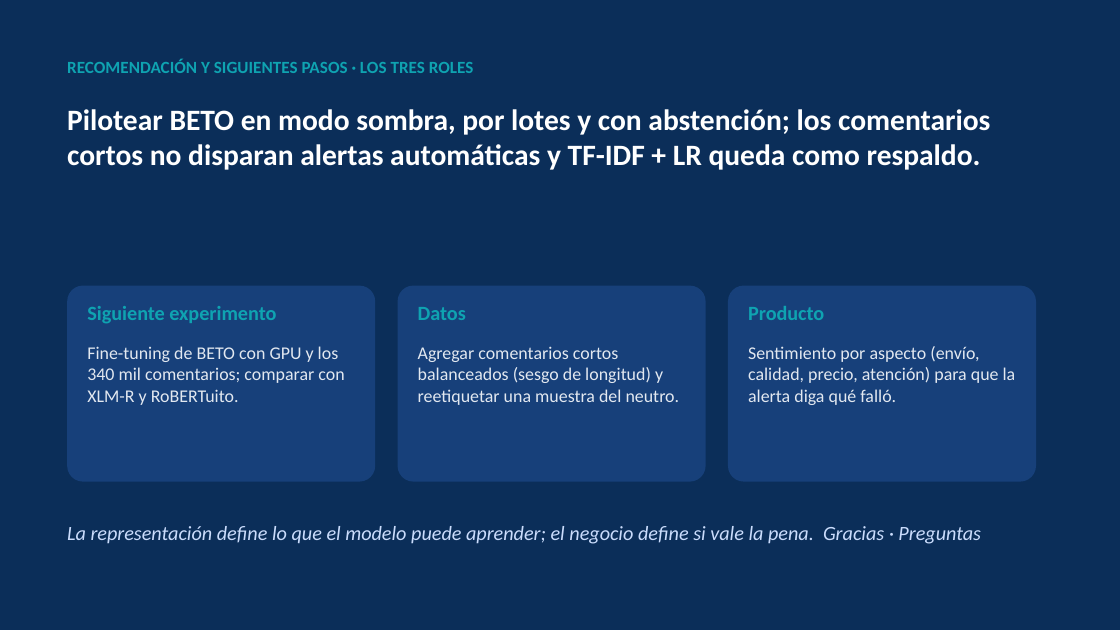
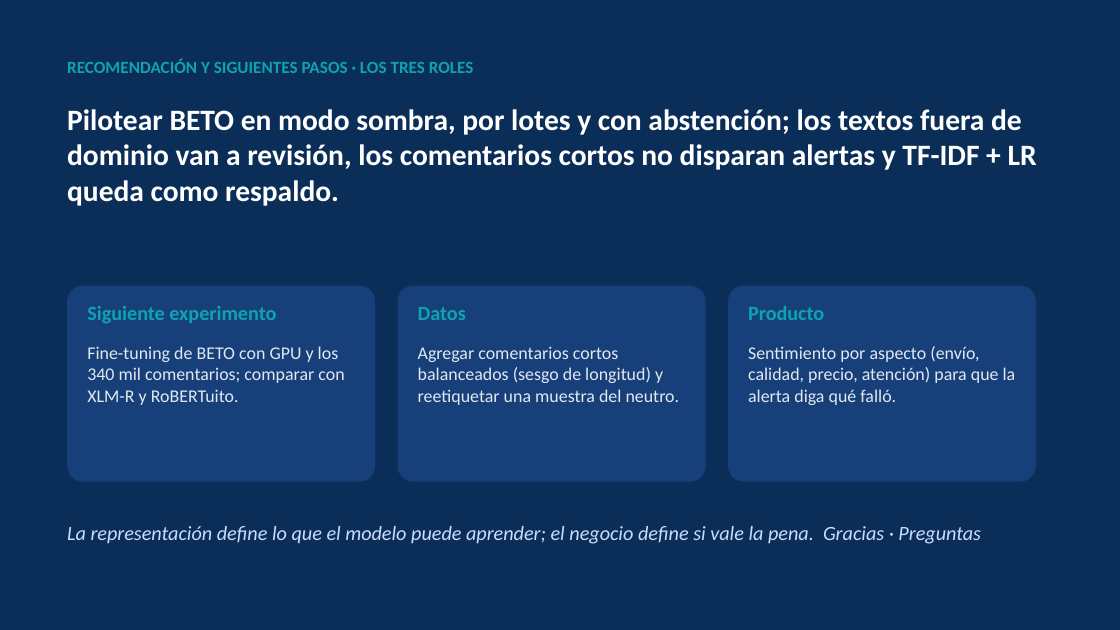
Before and after one commit to pedrogarciar13/proyecto_final_pln, a slide deck: slide 18 of docs/Presentacion_Proyecto_PLN.pptx. Drawn at 1120x630 pixels with LibreOffice and Linux fonts; fonts in the diff are those of the drawing. Boxes give left, top, right and bottom in pixels: in the first picture for what was removed or moved away, otherwise in the second. Text is boxed around its words. In the diff, an @@ line names an element or a change of style, - is before the commit and + after.

```diff
--- a/docs/Presentacion_Proyecto_PLN.pptx
+++ b/docs/Presentacion_Proyecto_PLN.pptx
@@ text at [67,109,1037,206]: text changed @@
-Pilotear BETO en modo sombra, por lotes y con abstención; los comentarios cortos no disparan alertas automáticas y TF-IDF + LR queda como respaldo.
+Pilotear BETO en modo sombra, por lotes y con abstención; los textos fuera de dominio van a revisión, los comentarios cortos no disparan alertas y TF-IDF + LR queda como respaldo.
```
Also in this commit, not shown: 17 other slides changed, 31 other files.
